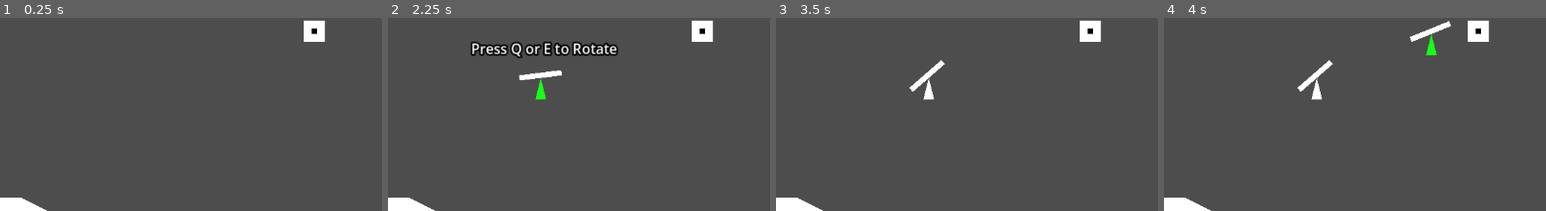
Above: before the commit, frames 1-4 (left to right).
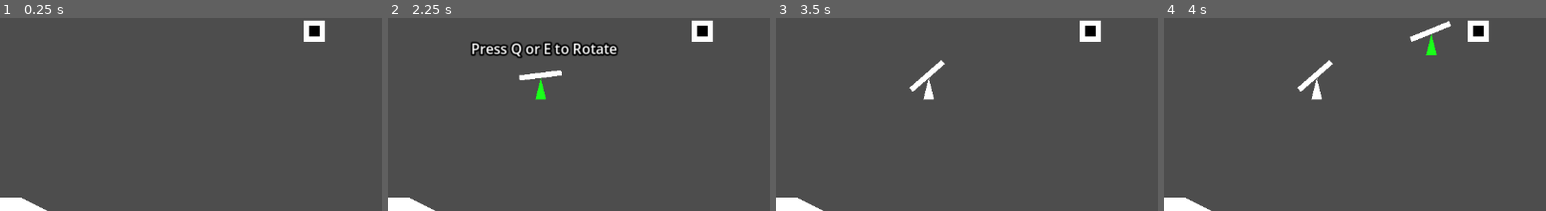
Above: after the commit, the same moments.

Repository: AdilDevStuff/Reflection-Game
Game: Godot game, scene res://scenes/world.tscn
The game is run twice, just before and just after one commit, with the same random seed, the same clock (stepped at 60 frames per second) and the same inputs. The engine's default icon, where the game draws it, is replaced by a stand-in: a white triangle on a blue panel in a dark square.
Inputs (mouse positions are % of the whole screen's width and height, from its top left):
- Up to frame 1 (0.25 s): no input
- Up to frame 2 (2.25 s): tap Enter at 0.5, 2 s; move the mouse to (45, 67) at 0.52 s; hold E (rotate_right) 0.53-2.03 s; click (45, 67) at 0.6 s; tap Q (rotate_left) at 1.25 s; move the mouse to (80, 61) at 1.27 s; right-click (80, 61) at 1.35 s; move the mouse to (20, 28) at 2.02 s; hold Q (rotate_left) from 2.03 s (still down); click (20, 28) at 2.1 s
- Up to frame 3 (3.5 s): keep holding Q (rotate_left); move the mouse to (55, 44) at 2.77 s; right-click (55, 44) at 2.85 s
- Up to frame 4 (4 s): keep holding Q (rotate_left); tap Enter at 3.5 s; move the mouse to (35, 17) at 3.52 s; click (35, 17) at 3.6 s
The pictures show only the part of the screen within x 0-50%, y 7-57%; the shares and areas given below are measured in that part.

The runs differ from the first frame. In frame 1, 0.1% of the frame differs, in the area x 80-84%, y 3-10%; in frame 2, 0.1%; in frame 3, 0.1%; in frame 4, 0.1%.

Commit message:
MinorTweaks

Diff:
--- a/scenes/light_sensor.tscn
+++ b/scenes/light_sensor.tscn
@@ -18,4 +18,8 @@
 
 [node name="Light2D" type="Polygon2D" parent="."]
 color = Color(0, 0, 0, 1)
-polygon = PackedVector2Array(-4, -4, 4, -4, 4, 4, -4, 4)
+polygon = PackedVector2Array(-8, -8, 8, -8, 8, 8, -8, 8)
+
+[node name="Timer" type="Timer" parent="."]
+
+[connection signal="timeout" from="Timer" to="." method="_on_timer_timeout"]
--- a/scripts/light_ray_manager.gd
+++ b/scripts/light_ray_manager.gd
@@ -5,7 +5,6 @@
 @export var line: Line2D
 @export var ray_origin: Marker2D
 @export var raycast: RayCast2D
-var last_light_sensor : LightSensor2D
 
 var points: Array = []
 
@@ -35,25 +34,13 @@
 				direction = direction.bounce(normal)
 				start = collision_point + direction * 1
 
-			elif collider.is_in_group("Ground"):
-				# ground is used for walls, ground and the world :C
-				pass
-
+			# so many elifs, we are not elves
 			elif collider.is_in_group("LightSensor"):
 				if collider.has_method("on_light_fall"):
 					collider.on_light_fall()
-				last_light_sensor = collider
 			else:
-				# i know bad way to know if it was colliding with light sensor
-				# and now it is not colliding with it
-				# but we may only have one of them
-				if last_light_sensor:
-					last_light_sensor.on_light_unfall()
-
-				last_light_sensor = null
 				# Collider is blocking
 				break
-
 		else:
 			points.append(start + direction * 2000)
 			break
--- a/scripts/light_sensor.gd
+++ b/scripts/light_sensor.gd
@@ -1,13 +1,19 @@
 extends CharacterBody2D
+## IT TAKES 1second to refresh cuz i like it that way
 class_name LightSensor2D
 
 var is_light_falling : bool = false
+@onready var timer: Timer = $Timer
 
 
 func on_light_fall() -> void:
 	is_light_falling = true
 	$Light2D.color = Color(1.0, 0.0, 1.0)
+	timer.start()
 
 func on_light_unfall() -> void:
 	is_light_falling = false
 	$Light2D.color = Color(0.0, 0.0, 0.0)
+
+func _on_timer_timeout() -> void:
+	on_light_unfall()
